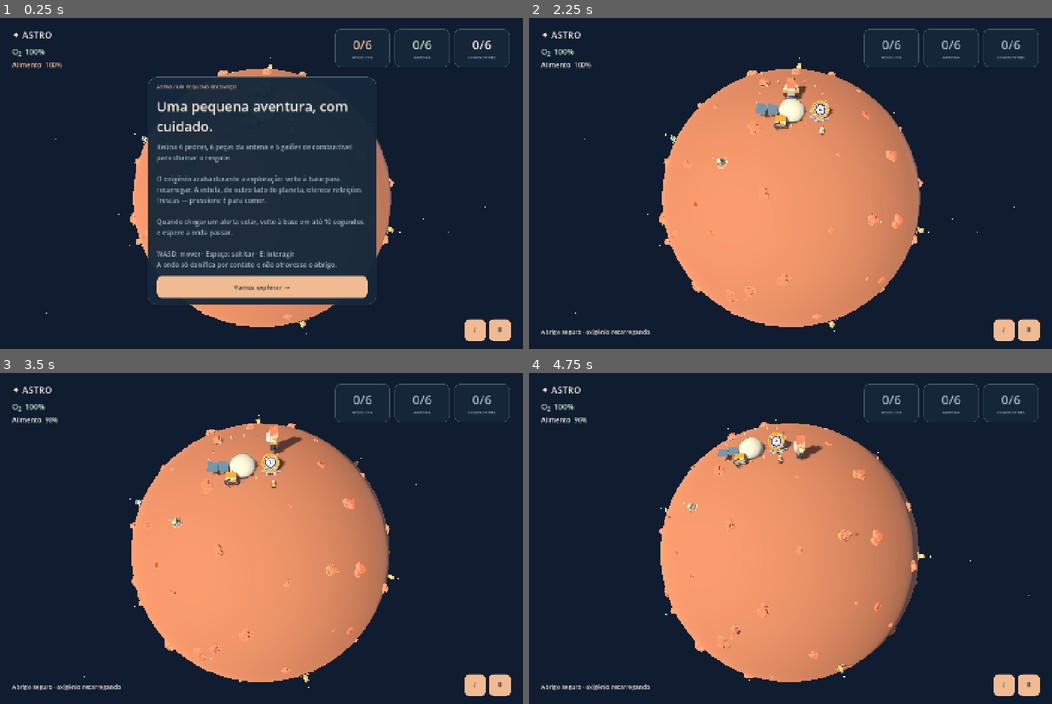
Above: before the commit, frames 1-4 (two rows, left to right).
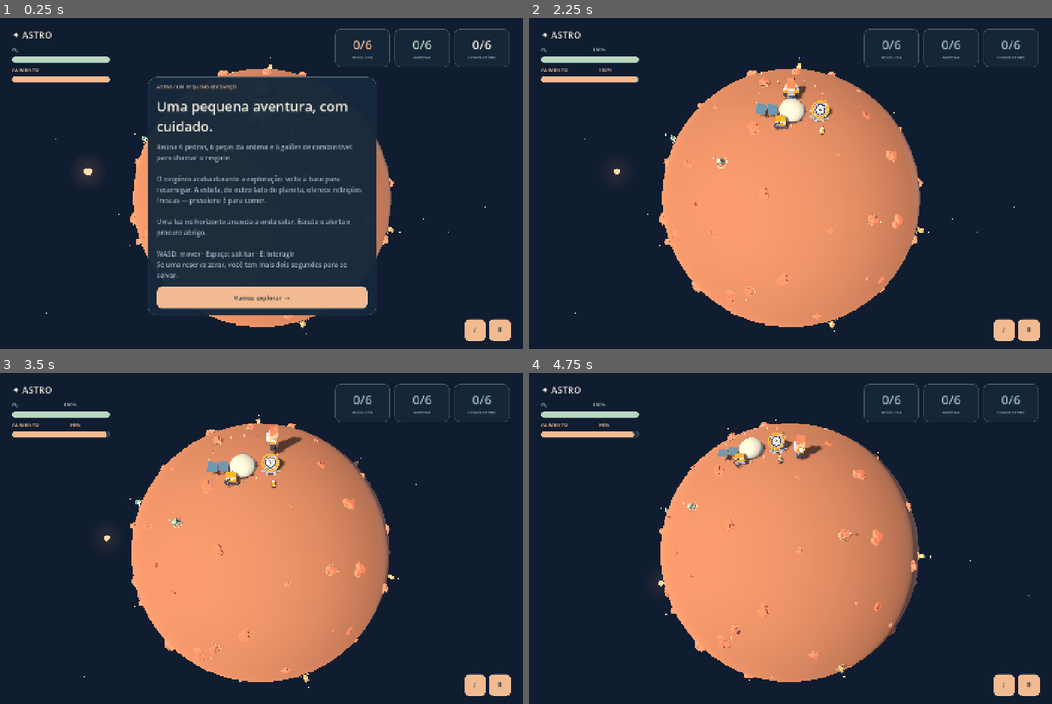
Above: after the commit, the same moments.

Repository: EduardoFagionatoFonseca/astro-missao-recomeco
Game: Godot game, scene res://scenes/main.tscn
Same seed, same stepped clock (60 frames per second), same inputs: the game is played once before the commit and once after it.
Inputs:
- Up to frame 1 (0.25 s): no input
- Up to frame 2 (2.25 s): click "Ⅱ" at 0.5 s; click "♪" at 1.25 s; click "Vamos explorar →" at 2 s
- Up to frame 3 (3.5 s): tap Enter at 2.75 s; hold D from 2.78 s (still down); tap E at 2.85 s; tap Space at 3.02 s
- Up to frame 4 (4.75 s): release D at 3.53 s; hold S 3.53-4.28 s; tap Shift at 3.6 s; tap Space at 3.77 s; tap E at 3.8, 4.35 s; hold D from 4.28 s (still down)

The runs differ from the first frame. In frame 1, 5.3% of the frame differs, in the area x 2-72%, y 9-90%; in frame 2, 1.2%; in frame 3, 1.2%; in frame 4, 1.2%.

Commit message:
Add atmospheric space score, survival bars, last-chance vignette, defeat and diegetic solar source

Diff:
--- a/scripts/main.gd
+++ b/scripts/main.gd
@@ -39,9 +39,6 @@
 var ending: PanelContainer
 var pause_panel: PanelContainer
 var counts: Array[Label] = []
-var tip_label: Label
-var toast_label: Label
-var toast_time := 0.0
 var music: AudioStreamPlayer
 var sound: AudioStreamPlayer
 var muted := false
@@ -59,8 +56,6 @@
 var solar_remaining := SOLAR_INTERVAL
 var oxygen_label: Label
 var food_label: Label
-var solar_label: Label
-var rescues := 0
 var solar_wave: MeshInstance3D
 var wave_hit := false
 var alert_audio: AudioStreamPlayer
@@ -69,12 +64,22 @@
 var food_low := false
 var oxygen_critical := false
 var food_critical := false
-var vital_alert: Label
+var oxygen_bar: ProgressBar
+var food_bar: ProgressBar
+var vignette: ColorRect
+var vignette_material: ShaderMaterial
+var death_panel: PanelContainer
+var dead := false
+var oxygen_empty_time := 0.0
+var food_empty_time := 0.0
+var solar_axis := Vector3(-0.7, -0.5, -0.5).normalized()
+var distant_light: MeshInstance3D
+var distant_halo: MeshInstance3D
 
 func _ready() -> void:
 	rng.seed = 60318
 	auto_check = "--smoke-test" in OS.get_cmdline_user_args()
-	capture = "--capture" in OS.get_cmdline_user_args() or "--capture-intro" in OS.get_cmdline_user_args() or "--capture-wave" in OS.get_cmdline_user_args()
+	capture = "--capture" in OS.get_cmdline_user_args() or "--capture-intro" in OS.get_cmdline_user_args() or "--capture-wave" in OS.get_cmdline_user_args() or "--capture-critical" in OS.get_cmdline_user_args()
 	_build_environment()
 	_build_planet()
 	_build_camp()
@@ -100,6 +105,8 @@
 	if "--capture-wave" in OS.get_cmdline_user_args():
 		solar_phase = "active"
 		solar_clock = 6.0
+	if "--capture-critical" in OS.get_cmdline_user_args():
+		food = 2.5
 	if auto_check:
 		_assert_world()
 		_assert_survival()
@@ -200,6 +207,30 @@
 		var star := _ball(self, rng.randf_range(0.035, 0.12), CREAM, direction * 95.0)
 		star.material_override = star_mat
 	_ball(self, 3.0, Color("829fb1"), Vector3(-38, 27, -58))
+	distant_light = _ball(self, 0.65, PEACH, solar_axis * 42.0)
+	var source_material := _material(Color("ffdbad"), 1.0)
+	source_material.shading_mode = BaseMaterial3D.SHADING_MODE_UNSHADED
+	distant_light.material_override = source_material
+	distant_light.cast_shadow = GeometryInstance3D.SHADOW_CASTING_SETTING_OFF
+	var halo_mesh := QuadMesh.new()
+	halo_mesh.size = Vector2(7, 7)
+	distant_halo = _mesh(self, halo_mesh, PEACH, solar_axis * 42.0)
+	var gradient := Gradient.new()
+	gradient.colors = PackedColorArray([Color(1, 1, 1, 0.8), Color(1, 1, 1, 0)])
+	var texture := GradientTexture2D.new()
+	texture.gradient = gradient
+	texture.fill = GradientTexture2D.FILL_RADIAL
+	texture.fill_from = Vector2(0.5, 0.5)
+	texture.fill_to = Vector2(1, 0.5)
+	var halo_material := StandardMaterial3D.new()
+	halo_material.shading_mode = BaseMaterial3D.SHADING_MODE_UNSHADED
+	halo_material.transparency = BaseMaterial3D.TRANSPARENCY_ALPHA
+	halo_material.blend_mode = BaseMaterial3D.BLEND_MODE_ADD
+	halo_material.billboard_mode = BaseMaterial3D.BILLBOARD_ENABLED
+	halo_material.albedo_texture = texture
+	halo_material.albedo_color = Color(1.0, 0.6, 0.27, 0.2)
+	distant_halo.material_override = halo_material
+	distant_halo.cast_shadow = GeometryInstance3D.SHADOW_CASTING_SETTING_OFF
 
 func _build_planet() -> void:
 	var mesh := SphereMesh.new()
@@ -311,6 +342,7 @@
 	check_time += delta
 	if capture and check_time > 2.0:
 		var capture_path := "res://docs/solar-preview.png" if "--capture-wave" in OS.get_cmdline_user_args() else "res://docs/preview.png"
+		if "--capture-critical" in OS.get_cmdline_user_args(): capture_path = "res://docs/critical-preview.png"
 		get_viewport().get_texture().get_image().save_png(capture_path)
 		get_tree().quit()
 	if auto_check and check_time > 0.4:
@@ -326,11 +358,12 @@
 		assert(won)
 		print("PASS: spherical placement, collection, rescue landing, boarding and completion")
 		get_tree().quit()
-	if not playing or paused or won:
+	if not playing or paused or won or dead:
 		return
 	elapsed += delta
 	_update_movement(delta)
 	_update_survival(delta)
+	if dead: return
 	_update_items(delta)
 	_update_ship(delta)
 	_update_hud(delta)
@@ -387,21 +420,6 @@
 		item.visual.position.y = 0.08 + sin(elapsed * 2.0 + i) * 0.055
 		item.marker.position.y = 1.0 + sin(elapsed * 2 + i) * 0.1
 		item.visual.rotation.y += _delta * 0.25
-	var near := _nearest()
-	if near >= 0:
-		var distance := acos(clampf(normal.dot(items[near].normal), -1, 1)) * R
-		if distance < 1.25:
-			tip_label.text = "[ E ] Recolher " + ["pedra de regolito", "peça da antena", "galão de combustível"][items[near].kind]
-		else:
-			tip_label.text = "WASD / setas: caminhar   ·   Espaço: saltitar   ·   E: recolher"
-	if ship_landed:
-		tip_label.text = "O resgate chegou! Aproxime-se da nave e pressione E para embarcar."
-	elif _at_garden():
-		tip_label.text = "[ E ] Comer na estufa · reabastecer alimentos"
-	elif _at_camp():
-		tip_label.text = "Abrigo seguro · oxigênio recarregando"
-	elif near < 0 or normal.dot(items[near].normal) <= cos(1.25 / R):
-		tip_label.text = ""
 
 func _collect(index: int) -> void:
 	if index < 0 or items[index].taken: return
@@ -430,7 +448,6 @@
 		var a := i * TAU / 3
 		var leg := _box(ship, Vector3(0.18, 0.8, 0.3), Color("a1b1ac"), Vector3(sin(a) * 0.75, 0.4, cos(a) * 0.75))
 		leg.rotation.z = -sin(a) * 0.4
-	_toast("Sinal recebido! A nave de resgate está a caminho. Olhe para o céu.")
 
 func _update_ship(delta: float) -> void:
 	if ship == null: return
@@ -440,24 +457,24 @@
 	if ship_timer >= 9.0 and not ship_landed:
 		ship_landed = true
 		_chime(880)
-		_toast("Pouso concluído. Sua carona para casa chegou.")
 
 func _unhandled_key_input(event: InputEvent) -> void:
 	if not event.is_pressed() or event.is_echo(): return
 	if event is InputEventKey:
-		if event.physical_keycode == KEY_ESCAPE and playing and not won:
+		if event.physical_keycode == KEY_ESCAPE and playing and not won and not dead:
 			_toggle_pause()
-		if not playing or paused or won: return
+		if not playing or paused or won or dead: return
 		if event.physical_keycode == KEY_SPACE and hop == 0:
 			hop_velocity = 2.4
 		if event.physical_keycode == KEY_E:
 			_interact()
 
 func _interact() -> void:
+	if dead: return
 	if _at_garden() and food < 99.0:
 		food = 100.0
+		food_empty_time = 0.0
 		_chime(550)
-		_toast("Uma refeição fresca. Alimentos reabastecidos.")
 		return
 	if ship_landed and normal.dot(ship_normal) > 0.975:
 		_finish()
@@ -512,28 +529,26 @@
 			wave_audio.stop()
 	solar_wave.visible = solar_phase == "active"
 	if solar_wave.visible: _draw_wave()
-	if oxygen <= 0.0:
-		_emergency_return("Oxigênio esgotado. Retorno de emergência ao abrigo.")
-	elif food <= 0.0:
-		_emergency_return("Alimento esgotado. Visite a estufa após descansar.")
+	_update_last_chance(delta)
+	_update_distant_light()
 	_resource_warnings()
 
 func _wave_contact(at: Vector3, from_time: float, to_time: float) -> bool:
 	# Sweep across the actual front, so a fast frame cannot skip a collision.
 	if at.dot(camp_normal) >= cos(SHELTER_RADIUS / R): return false
-	var angle := acos(clampf(at.dot(-camp_normal), -1, 1))
+	var angle := acos(clampf(at.dot(solar_axis), -1, 1))
 	var before := clampf(from_time / SOLAR_DURATION, 0, 1) * PI
 	var after := clampf(to_time / SOLAR_DURATION, 0, 1) * PI
 	return angle >= before - WAVE_HALF_WIDTH and angle <= after + WAVE_HALF_WIDTH
 
 func _wave_point(angle: float, azimuth: float) -> Vector3:
-	var axis := -camp_normal
+	var axis := solar_axis
 	var tangent := Vector3.RIGHT.slide(axis).normalized()
 	var bitangent := axis.cross(tangent).normalized()
 	return (axis * cos(angle) + (tangent * cos(azimuth) + bitangent * sin(azimuth)) * sin(angle)).normalized()
 
 func _draw_wave() -> void:
-	# Begins on the opposite hemisphere; the shelter is cut out of the mesh.
+	# The wave originates from the same world direction as the distant light.
 	var angle := clampf(solar_clock / SOLAR_DURATION, 0, 1) * PI
 	var vertices := PackedVector3Array()
 	for i in range(128):
@@ -579,20 +594,30 @@
 		food_low = false
 		food_critical = false
 
-func _emergency_return(reason: String) -> void:
-	rescues += 1
-	normal = camp_normal
-	north = Vector3.FORWARD.slide(normal).normalized()
-	hop = 0.0
-	hop_velocity = 0.0
-	oxygen = 100.0
-	food = maxf(food, 35.0)
-	exposure = 0.0
-	avatar.position = normal * R
-	_align(avatar, normal, north)
-	camera.position = normal * 32.0 - north * 24.0
-	camera.look_at(normal * 2.0, north)
-	_toast(reason + " Seus itens foram preservados.")
+func _update_last_chance(delta: float) -> void:
+	oxygen_empty_time = oxygen_empty_time + delta if oxygen <= 0 else 0.0
+	food_empty_time = food_empty_time + delta if food <= 0 else 0.0
+	if oxygen_empty_time >= 2.0 or food_empty_time >= 2.0:
+		_die()
+
+func _die() -> void:
+	if dead: return
+	dead = true
+	wave_audio.stop()
+	alert_audio.stop()
+	music.volume_db = -22 if not muted else -80
+	death_panel.show()
+	_update_hud(0)
+
+func _update_distant_light() -> void:
+	var activity := 0.2
+	if solar_phase == "warning":
+		activity = 0.6 + 0.4 * (0.5 + 0.5 * sin(elapsed * 5.0))
+	elif solar_phase == "active":
+		activity = 1.0
+	distant_light.scale = Vector3.ONE * (0.5 + activity * 1.3)
+	distant_halo.scale = Vector3.ONE * (0.7 + activity * 1.2)
+	distant_halo.material_override.albedo_color = Color(1.0, 0.6, 0.27, activity * 0.65)
 
 func _style(color: Color, border := Color.TRANSPARENT, radius := 18) -> StyleBoxFlat:
 	var box := StyleBoxFlat.new()
@@ -648,6 +673,15 @@
 func _build_ui() -> void:
 	hud = CanvasLayer.new()
 	add_child(hud)
+	vignette = ColorRect.new()
+	vignette.set_anchors_and_offsets_preset(Control.PRESET_FULL_RECT)
+	vignette.mouse_filter = Control.MOUSE_FILTER_IGNORE
+	var edge_shader := Shader.new()
+	edge_shader.code = "shader_type canvas_item; uniform float intensity = 0.0; void fragment(){ vec2 p=(UV-vec2(0.5))*vec2(1.1,1.0); float edge=smoothstep(0.18,0.66,length(p)); COLOR=vec4(0.005,0.008,0.015,edge*intensity); }"
+	vignette_material = ShaderMaterial.new()
+	vignette_material.shader = edge_shader
+	vignette.material = vignette_material
+	hud.add_child(vignette)
 	var root := Control.new()
 	root.mouse_filter = Control.MOUSE_FILTER_IGNORE
 	hud.add_child(root)
@@ -658,10 +692,14 @@
 	vitals.position = Vector2(42, 76)
 	vitals.add_theme_constant_override("separation", 8)
 	root.add_child(vitals)
-	oxygen_label = _label("O₂  100%", 21, MINT)
-	food_label = _label("Alimento  100%", 18, PEACH)
+	oxygen_label = _label("O₂", 14, MINT)
+	food_label = _label("ALIMENTO", 14, PEACH)
 	vitals.add_child(oxygen_label)
+	oxygen_bar = _vital_bar(MINT)
+	vitals.add_child(oxygen_bar)
 	vitals.add_child(food_label)
+	food_bar = _vital_bar(PEACH)
+	vitals.add_child(food_bar)
 	var objectives := HBoxContainer.new()
 	objectives.position = Vector2(917, 30)
 	objectives.add_theme_constant_override("separation", 12)
@@ -681,26 +719,6 @@
 		var name_label := _label(names[i], 11, MUTED)
 		name_label.horizontal_alignment = HORIZONTAL_ALIGNMENT_CENTER
 		column.add_child(name_label)
-	solar_label = _label("", 19, PEACH)
-	solar_label.position = Vector2(330, 45)
-	solar_label.size = Vector2(570, 70)
-	solar_label.horizontal_alignment = HORIZONTAL_ALIGNMENT_CENTER
-	solar_label.autowrap_mode = TextServer.AUTOWRAP_WORD_SMART
-	root.add_child(solar_label)
-	vital_alert = _label("", 18, PEACH)
-	vital_alert.position = Vector2(42, 155)
-	vital_alert.size = Vector2(290, 90)
-	vital_alert.autowrap_mode = TextServer.AUTOWRAP_WORD_SMART
-	root.add_child(vital_alert)
-	tip_label = _label("", 16, CREAM)
-	tip_label.position = Vector2(42, 840)
-	root.add_child(tip_label)
-	toast_label = _label("", 17, MINT)
-	toast_label.position = Vector2(340, 138)
-	toast_label.size = Vector2(740, 75)
-	toast_label.horizontal_alignment = HORIZONTAL_ALIGNMENT_CENTER
-	toast_label.autowrap_mode = TextServer.AUTOWRAP_WORD_SMART
-	root.add_child(toast_label)
 	var pause_button := _button("Ⅱ", _toggle_pause)
 	pause_button.position = Vector2(1335, 817)
 	pause_button.custom_minimum_size.x = 54
@@ -709,53 +727,64 @@
 	mute_button.position = Vector2(1268, 817)
 	mute_button.custom_minimum_size.x = 54
 	root.add_child(mute_button)
-	intro = _modal("Uma pequena aventura, com cuidado.", "Reúna …(201 unchanged characters)… es frescas — pressione E para comer.\n\nQuando chegar um alerta solar, volte à base em até 10 segundos e espere a onda passar.\n\nWASD: mover · Espaço: saltitar · E: interagir\nA onda só danifica por contato e não atravessa o abrigo.")
+	intro = _modal("Uma pequena aventura, com cuidado.", "Reúna …(201 unchanged characters)… es frescas — pressione E para comer.\n\nUma luz no horizonte anuncia a onda solar. Escute o alerta e procure abrigo.\n\nWASD: mover · Espaço: saltitar · E: interagir\nSe uma reserva zerar, você tem mais dois segundos para se salvar.")
 	intro.get_child(0).add_child(_button("Vamos explorar  →", _start))
-	pause_panel = _modal("Uma pausa entre as estrelas.", "WASD  …(170 unchanged characters)… r\n\nA base repõe oxigênio e bloqueia a onda de radiação.\nA estufa fornece alimentos, mas não é um abrigo solar.")
+	pause_panel = _modal("Uma pausa entre as estrelas.", "WASD  …(170 unchanged characters)… r\n\nA base repõe oxigênio e bloqueia a radiação. Esgotar uma reserva por dois segundos encerra a partida.\nA estufa fornece alimentos, mas não é um abrigo solar.")
 	pause_panel.get_child(0).add_child(_button("Continuar explorando  →", _toggle_pause))
 	pause_panel.hide()
 	ending = _modal("Toda pequena descoberta conta.", "Você reuniu materiais para o resgate e cuidou das reservas do traje.\n\nOxigênio exige planejamento de ida e volta. Alimentos sustentam a exploração. Um abrigo adequado protege da radiação.\n\nSua viagem de volta para casa começa agora.")
 	ending.get_child(0).add_child(_button("Explorar outra vez  ↻", func(): get_tree().reload_current_scene()))
 	ending.hide()
+	death_panel = _modal("O silêncio tomou conta.", "A expedição terminou.\n\nCada saída precisa de reservas para voltar.\nRespire fundo e tente uma nova rota.")
+	death_panel.get_child(0).add_child(_button("Recomeçar expedição  ↻", func(): get_tree().reload_current_scene()))
+	death_panel.hide()
+
+func _vital_bar(color: Color) -> ProgressBar:
+	var bar := ProgressBar.new()
+	bar.custom_minimum_size = Vector2(265, 18)
+	bar.max_value = 100
+	bar.value = 100
+	bar.show_percentage = false
+	var track := _style(Color("223543"), Color("49606a"), 8)
+	var fill := _style(color, Color.TRANSPARENT, 7)
+	for style in [track, fill]:
+		style.content_margin_left = 0
+		style.content_margin_right = 0
+		style.content_margin_top = 0
+		style.content_margin_bottom = 0
+	bar.add_theme_stylebox_override("background", track)
+	bar.add_theme_stylebox_override("fill", fill)
+	return bar
 
 func _start() -> void:
 	intro.hide()
 	playing = true
 
 func _toggle_pause() -> void:
-	if not playing or won: return
+	if not playing or won or dead: return
 	paused = not paused
 	pause_panel.visible = paused
 	music.stream_paused = paused
 	wave_audio.stream_paused = paused
 	alert_audio.stream_paused = paused
 
-func _update_hud(delta: float) -> void:
+func _update_hud(_delta: float) -> void:
 	for i in range(3):
 		counts[i].text = str(found[i]) + "/6"
 		counts[i].add_theme_color_override("font_color", MINT if found[i] == 6 else MUTED)
-	oxygen_label.text = "O₂  " + str(ceili(oxygen)) + "%"
-	food_label.text = "Alimento  " + str(ceili(food)) + "%"
-	oxygen_label.add_theme_color_override("font_color", PEACH if oxygen < 35 else MINT)
-	food_label.add_theme_color_override("font_color", PEACH if food < 30 else CREAM)
-	var warnings := PackedStringArray()
-	if oxygen <= 35: warnings.append("O₂ baixo! Volte à base.")
-	if food <= 30: warnings.append("Fome! Coma na estufa.")
-	if exposure > 0: warnings.append("Onda atingiu o traje: −35 O₂")
-	vital_alert.text = "\n".join(warnings)
-	if oxygen <= 15 or food <= 15:
-		vital_alert.modulate.a = 0.65 + 0.35 * sin(elapsed * 7.0)
-	else: vital_alert.modulate.a = 1.0
-	solar_label.text = ""
-	if solar_phase == "warning":
-		solar_label.text = "☼ ALERTA SOLAR · " + str(ceili(solar_remaining)) + " s para buscar abrigo"
-	elif solar_phase == "active":
-		solar_label.text = ("☼ ABRIGO PROTEGIDO" if _at_camp() else "☼ ONDA SOLAR · EVITE CONTATO") + " · " + str(ceili(solar_remaining)) + " s"
-	toast_time = maxf(0, toast_time - delta)
-	toast_label.modulate.a = minf(1.0, toast_time)
-func _toast(message: String) -> void:
-	toast_label.text = message
-	toast_time = 5.0
+	oxygen_label.text = "O₂                                  " + str(ceili(oxygen)) + "%"
+	food_label.text = "ALIMENTO                       " + str(ceili(food)) + "%"
+	oxygen_bar.value = oxygen
+	food_bar.value = food
+	for pair in [[oxygen_bar, oxygen, MINT], [food_bar, food, PEACH]]:
+		var style: StyleBoxFlat = pair[0].get_theme_stylebox("fill")
+		style.bg_color = Color("e67d68") if pair[1] < 20 else pair[2]
+		pair[0].modulate.a = 0.7 + 0.3 * sin(elapsed * 6) if pair[1] < 15 else 1.0
+	var depleted := 1.0 - clampf(minf(oxygen, food) / 30.0, 0, 1)
+	var grace := clampf(maxf(oxygen_empty_time, food_empty_time) / 2.0, 0, 1)
+	var intensity := depleted * 0.65 + grace * 0.3
+	if dead: intensity = 0.98
+	vignette_material.set_shader_parameter("intensity", intensity)
 
 func _finish() -> void:
 	won = true
@@ -769,23 +798,29 @@
 	music = AudioStreamPlayer.new()
 	add_child(music)
 	var rate := 22050
-	var duration := 16
+	var duration := 32
 	var data := PackedByteArray()
 	data.resize(rate * duration * 2)
-	# Original 32-note melody, soft bass and bell harmonics; no third-party audio.
-	var melody := [72, 76, 79, 76, 74, 72, 67, 69, 72, 76, 79, 83, 81, 79, 76, 74, 69, 72, 76, 79, 77, 76, 72, 69, 67, 71, 74, 79, 76, 74, 72, 67]
-	var bass := [48, 45, 53, 43]
+	# Original slow organ-like pads, deep drone and airy overtones.
+	var chords := [[45, 52, 57, 60], [41, 48, 53, 57], [48, 55, 60, 64], [43, 50, 55, 62]]
 	for i in range(rate * duration):
 		var t := float(i) / rate
-		var beat := int(t * 2.0) % 32
-		var local := fmod(t, 0.5)
-		var frequency := 440.0 * pow(2.0, (melody[beat] - 69.0) / 12.0)
-		var envelope := (1.0 - exp(-local * 90.0)) * exp(-local * 6.0)
-		var bell := (sin(TAU * frequency * local) + 0.25 * sin(TAU * frequency * 2 * local)) * envelope
-		var low := 440.0 * pow(2.0, (bass[int(t / 4) % 4] - 69.0) / 12.0)
-		var pad_envelope := pow(sin(PI * t / duration), 2.0)
-		var wave := bell * 0.38 + sin(TAU * low * t) * pad_envelope * 0.13
-		data.encode_s16(i * 2, int(wave * 12500))
+		var chord := int(t / 8.0) % 4
+		var blend := smoothstep(0.0, 2.5, fmod(t, 8.0))
+		var pad := 0.0
+		for voice in range(4):
+			for layer in range(2):
+				var note: int = chords[chord if layer == 1 else posmod(chord - 1, 4)][voice]
+				var f := 440.0 * pow(2.0, (note - 69.0) / 12.0)
+				var weight := blend if layer == 1 else 1.0 - blend
+				var detune := 1.0 + sin(t * 0.17 + voice) * 0.0008
+				var organ := sin(TAU * f * detune * t) * 0.68 + sin(TAU * f * 2 * t) * 0.2 + sin(TAU * f * 3 * t) * 0.07
+				pad += organ * weight * 0.07
+		var envelope := pow(sin(PI * t / duration), 0.5)
+		var drone := sin(TAU * 55.0 * t) * 0.08
+		var air := sin(TAU * 659.25 * t + sin(t * 0.2)) * (0.025 + 0.015 * sin(t * 0.4))
+		var wave := (pad + drone + air) * envelope
+		data.encode_s16(i * 2, int(wave * 17000))
 	music.stream = _audio_stream(data, true)
 	music.volume_db = -10
 	music.play()
@@ -894,8 +929,7 @@
 	oxygen = 100
 	food = 100
 	_update_survival(10)
-	assert(is_equal_approx(oxygen, 66.0))
-	assert(is_equal_approx(food, 82.0))
+	assert(is_equal_approx(oxygen, 66.0) and is_equal_approx(food, 82.0))
 	normal = camp_normal
 	_update_survival(2)
 	assert(oxygen == 100.0)
@@ -903,19 +937,18 @@
 	food = 20
 	_interact()
 	assert(food == 100.0)
+	assert(distant_light.position.normalized().dot(solar_axis) > 0.999)
 	solar_clock = SOLAR_INTERVAL - 0.1
 	solar_phase = "calm"
 	_update_survival(0.2)
 	assert(solar_phase == "warning" and solar_remaining == 10.0)
 	solar_clock = 9.9
 	_update_survival(0.2)
-	assert(solar_phase == "active" and solar_remaining == 10.0)
-	assert(wave_audio.playing)
+	assert(solar_phase == "active" and wave_audio.playing)
 	var contact_normal := _wave_point(PI / 2, 0)
 	assert(_wave_contact(contact_normal, 4.9, 5.1))
 	assert(not _wave_contact(contact_normal, 0, 1))
 	assert(not _wave_contact(camp_normal, 0, 10))
-	assert(not _wave_contact(_wave_point(PI - 0.1, 0), 0, 10))
 	normal = contact_normal
 	oxygen = 100
 	food = 100
@@ -932,8 +965,8 @@
 	normal = camp_normal
 	oxygen = 100
 	wave_hit = false
-	solar_clock = 9.0
-	_update_survival(0.5)
+	solar_clock = acos(clampf(camp_normal.dot(solar_axis), -1, 1)) / PI * SOLAR_DURATION
+	_update_survival(0.01)
 	assert(not wave_hit and oxygen == 100.0)
 	if solar_wave.mesh != null:
 		var mesh_vertices: PackedVector3Array = solar_wave.mesh.surface_get_arrays(0)[Mesh.ARRAY_VERTEX]
@@ -942,26 +975,51 @@
 	solar_clock = 9.9
 	_update_survival(0.2)
 	assert(solar_phase == "calm" and not wave_audio.playing)
+	# Zero oxygen is survivable for two seconds, and recharging cancels the timer.
 	normal = Vector3.DOWN
-	oxygen = 0.01
-	var before := collected
-	_update_survival(0.1)
-	assert(_at_camp() and oxygen == 100.0 and collected == before)
-	food = 0.01
-	_update_survival(0.1)
-	assert(food >= 35.0)
-	oxygen = 14
-	food = 14
-	_resource_warnings()
-	assert(oxygen_low and food_low and oxygen_critical and food_critical)
+	oxygen = 0
+	food = 100
+	_update_last_chance(1.8)
+	assert(not dead)
+	_update_hud(0)
+	assert(float(vignette_material.get_shader_parameter("intensity")) > 0.8)
+	normal = camp_normal
+	_update_survival(0.05)
+	assert(oxygen > 0 and oxygen_empty_time == 0.0 and not dead)
+	# Food can be restored by interacting during the grace period.
+	normal = garden_normal
+	food = 0
+	_update_last_chance(1.7)
+	assert(not dead)
+	_interact()
+	assert(food == 100.0 and food_empty_time == 0.0)
+	# Missing either deadline loses the game, without teleportation or refunds.
+	normal = Vector3.DOWN
+	avatar.position = normal * R
+	oxygen = 0
+	var before_position := avatar.position
+	var before_items := collected
+	_update_last_chance(2.01)
+	assert(dead and death_panel.visible)
+	assert(avatar.position == before_position and collected == before_items)
+	dead = false
+	death_panel.hide()
+	oxygen = 100
+	oxygen_empty_time = 0
+	food = 0
+	_update_last_chance(2.01)
+	assert(dead)
+	dead = false
+	death_panel.hide()
 	food = 100
 	oxygen = 100
+	oxygen_empty_time = 0
+	food_empty_time = 0
 	exposure = 0
 	solar_clock = 0
 	solar_phase = "calm"
 	solar_remaining = SOLAR_INTERVAL
-	toast_time = 0
 	wave_audio.stop()
 	alert_audio.stop()
 	_resource_warnings()
-	print("PASS: fast resource depletion, refill, food, 10-second warning/wave, contact-only swept collision, shelter mesh exclusion, single hit, alert sounds and emergency return")
+	print("PASS: bars, vignette, two-second grace, oxygen/food recovery, death without teleport, light/wave alignment, swept contact and shelter exclusion")
Not shown, changed: README.md
Not shown, changed: docs/AUDIO.md
Not shown, changed: docs/VALIDATION.md
